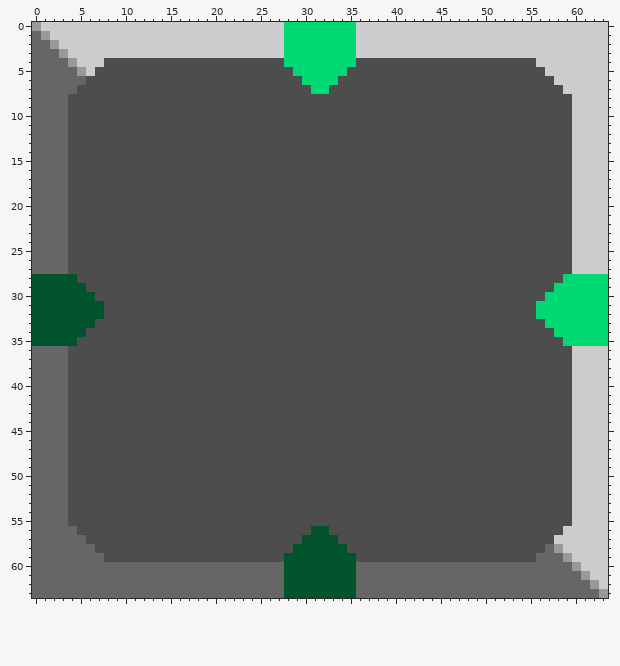
One commit to this pixel-art sprite: sprites/blocks/rodrigonia/production/crude-miner.png. The picture above was drawn from the file before the commit.
The file is 64x64 pixels.
After:
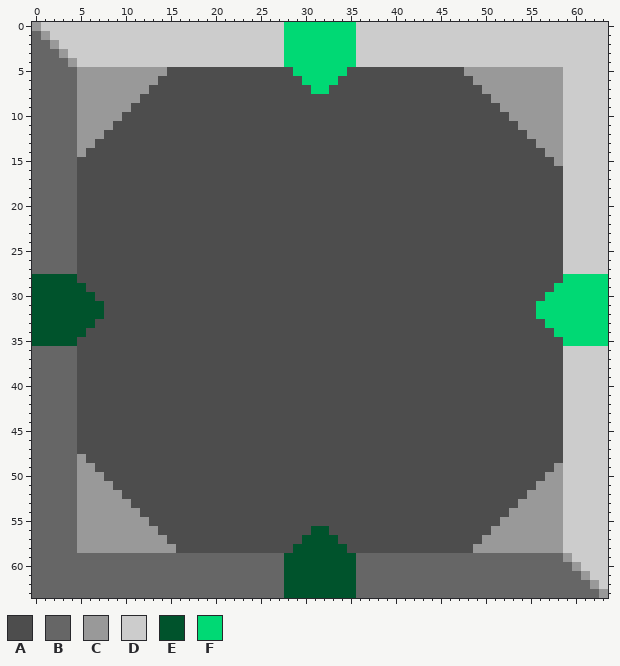
Palette (. is transparent): A #4d4d4d  B #666666  C #999999  D #cccccc  E #00532c  F #00d974
Changes in this commit:
Changed rows in their new state; - is an unchanged pixel.
first column x 4:
 4 ----DDDDDDDDDDDDDDDDDDDD--------DDDDDDDDDDDDDDDDDDDD----
 5 --CCCCCCCCC---------------------------------CCCCCCCCCCC-
 6 -CCCCCCCCC-----------------------------------CCCCCCCCCC-
 7 -CCCCCCCC-------------------------------------CCCCCCCCC-
 8 BCCCCCCC---------------------------------------CCCCCCCCD
 9 BCCCCCC-----------------------------------------CCCCCCCD
10 BCCCCC-------------------------------------------CCCCCCD
11 BCCCC---------------------------------------------CCCCCD
12 BCCC-----------------------------------------------CCCCD
13 BCC-------------------------------------------------CCCD
14 BC---------------------------------------------------CCD
15 B-----------------------------------------------------CD
16 B------------------------------------------------------D
17 B------------------------------------------------------D
18 B------------------------------------------------------D
19 B------------------------------------------------------D
20 B------------------------------------------------------D
21 B------------------------------------------------------D
22 B------------------------------------------------------D
23 B------------------------------------------------------D
24 B------------------------------------------------------D
25 B------------------------------------------------------D
26 B------------------------------------------------------D
27 B------------------------------------------------------D
first column x 4:
36 B------------------------------------------------------D
37 B------------------------------------------------------D
38 B------------------------------------------------------D
39 B------------------------------------------------------D
40 B------------------------------------------------------D
41 B------------------------------------------------------D
42 B------------------------------------------------------D
43 B------------------------------------------------------D
44 B------------------------------------------------------D
45 B------------------------------------------------------D
46 B------------------------------------------------------D
47 B------------------------------------------------------D
48 BC-----------------------------------------------------D
49 BCC---------------------------------------------------CD
50 BCCC-------------------------------------------------CCD
51 BCCCC-----------------------------------------------CCCD
52 BCCCCC---------------------------------------------CCCCD
53 BCCCCCC-------------------------------------------CCCCCD
54 BCCCCCCC-----------------------------------------CCCCCCD
55 BCCCCCCCC---------------------------------------CCCCCCCD
56 -CCCCCCCCC-------------------------------------CCCCCCCC-
57 -CCCCCCCCCC-----------------------------------CCCCCCCCC-
58 -CCCCCCCCCCC---------------------------------CCCCCCCCC--
59 ----BBBBBBBBBBBBBBBBBBBB--------BBBBBBBBBBBBBBBBBBBB----
Where, in picture pixels (left, top, right, bottom), the same in both pictures:
changed: (68, 58, 284, 274)
changed: (356, 58, 572, 274)
changed: (68, 346, 284, 562)
changed: (356, 346, 572, 562)
